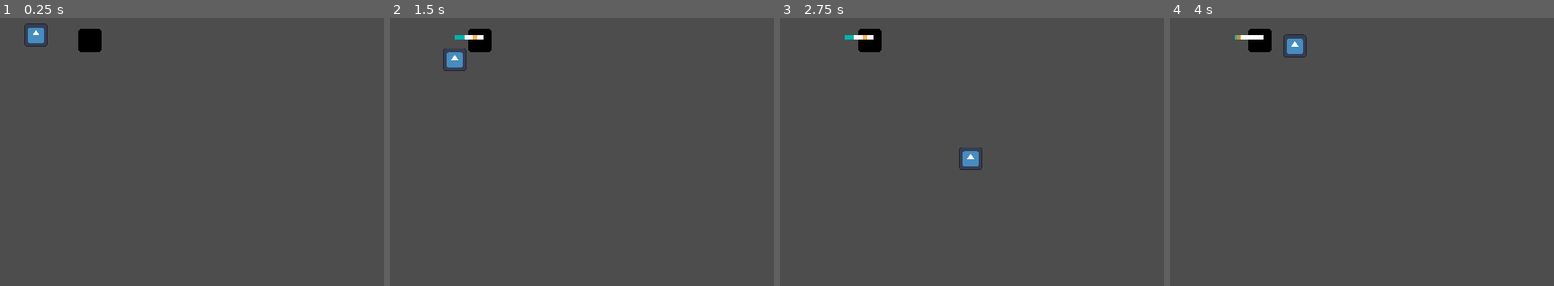
Above: before the commit, frames 1-4 (left to right).
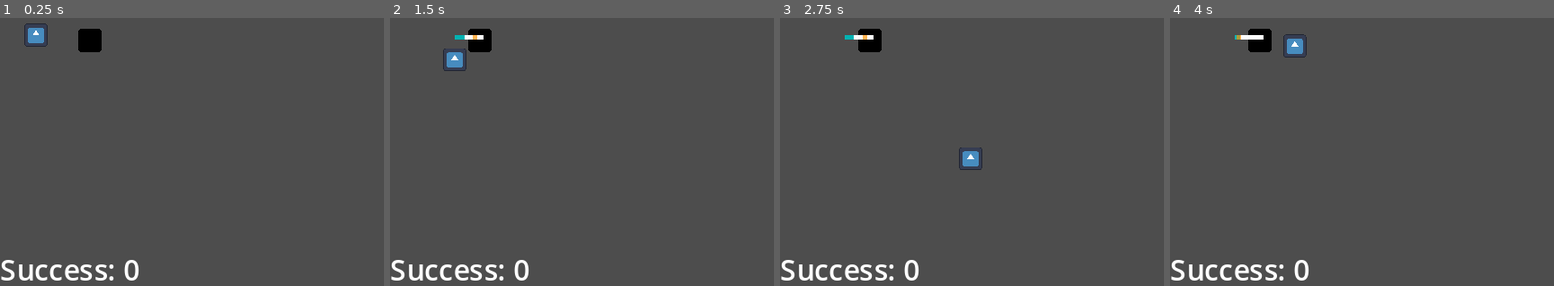
Above: after the commit, the same moments.

Repository: randomnewb/monster-rancher
Game: Godot game, scene res://World/world.tscn
Same seed, same stepped clock (60 frames per second), same inputs: the game is played once before the commit and once after it. The engine's default icon, where the game draws it, is replaced by a stand-in: a white triangle on a blue panel in a dark square.
Inputs (mouse positions are in pixels of both pictures, inside the frame that each line leads up to):
- Up to frame 1 (0.25 s): no input
- Up to frame 2 (1.5 s): tap Enter (ui_accept) at 0.5 s; move the mouse to (outside the picture) at 0.52 s; hold Right (move_right) 0.53-1.28 s; hold Enter (ui_accept) 0.53-1.28 s; move the mouse to (562, 176) at 1.27 s; hold Down (move_down) from 1.28 s (still down); click (562, 176) at 1.35 s
- Up to frame 3 (2.75 s): tap Enter (ui_accept) at 1.52, 1.55, 1.82 s; move the mouse to (1125, 87) at 2.02 s; release Down (move_down) at 2.03 s; hold Right (move_right) from 2.03 s (still down); hold Enter (ui_accept) from 2.03 s (still down)
- Up to frame 4 (4 s): move the mouse to (1427, 224) at 2.77 s; release Right (move_right) at 2.78 s; release Enter (ui_accept) at 2.78 s; hold Up (move_up) 2.78-3.53 s; click (1427, 224) at 2.85 s; tap Enter (ui_accept) at 3.02, 3.05, 3.32 s; move the mouse to (outside the picture) at 3.52 s; hold Left (move_left) from 3.53 s (still down); hold Enter (ui_accept) from 3.53 s (still down)

The runs differ from the first frame. In frame 1, 1.1% of the frame differs, in the area x 0-37%, y 90-98%; in frame 2, 1.1%; in frame 3, 1.1%; in frame 4, 1.1%.

Commit message:
setter/getter shows number of times player succeeds

Diff:
--- a/Player.gd
+++ b/Player.gd
@@ -7,8 +7,7 @@
 var collision = null;
 var CONTROL_PROGRESS_SCENE = preload("res://UI/control_progress.tscn")
 
-#func _ready():
-#	self.mini_game_completed.connect(_on_player_mini_game_completed);
+signal mini_game_won
 
 func _process(delta):
 	var input_vector = Input.get_vector("move_left", "move_right", "move_up", "move_down")
@@ -51,5 +50,5 @@
 #		connect("mini_game_completed", self._on_player_mini_game_completed);
 
 func _on_player_mini_game_completed():
-	print("works!!!?")
 	interacting = false;
+	mini_game_won.emit();
--- a/UI/control_progress.gd
+++ b/UI/control_progress.gd
@@ -34,16 +34,10 @@
 	progress_value = 0;
 	stop_value = randi_range(0, (320 - default_stop_size));
 	stop_zone.position.x = stop_value;
-#	print(stop_zone.position.x);
-#	print(stop_value);
 
 func check_stop_value():
-#	print("check: ", check);
-#	print("check:", check + 10)
-#	print("stop_value:", stop_value);
 	if (check >= stop_value and check < stop_value + default_stop_size):
 		mini_game_completed.emit();
-		print("WINNER");
 		queue_free()
 
 func set_label():
--- /dev/null
+++ b/UI/hud.tscn
@@ -0,0 +1,13 @@
+[gd_scene format=3 uid="uid://yh6ycuaaxh26"]
+
+[node name="HUD" type="Control"]
+layout_mode = 3
+anchors_preset = 0
+offset_right = 40.0
+offset_bottom = 40.0
+
+[node name="SuccessLabel" type="Label" parent="."]
+layout_mode = 0
+offset_right = 320.0
+offset_bottom = 30.0
+text = "Success: 0"
--- a/World/world.gd
+++ b/World/world.gd
@@ -1 +1,11 @@
 extends Node2D
+@onready var success_label = $HUD/SuccessLabel
+@export var success = 0:
+	get:
+		return success
+	set(value):
+		success = value
+		success_label.text = "Success: " + str(success);
+
+func _on_player_mini_game_won():
+	success += 1;
--- a/World/world.tscn
+++ b/World/world.tscn
@@ -1,8 +1,9 @@
-[gd_scene load_steps=4 format=3 uid="uid://bcs4u8tdlob7w"]
+[gd_scene load_steps=5 format=3 uid="uid://bcs4u8tdlob7w"]
 
 [ext_resource type="Script" path="res://World/world.gd" id="1_5kft5"]
 [ext_resource type="PackedScene" uid="uid://bhxbvqbewdb1n" path="res://Player/player.tscn" id="1_hvgoq"]
 [ext_resource type="PackedScene" uid="uid://dsouk4ihhgbrk" path="res://Environment/interactable.tscn" id="2_2huc6"]
+[ext_resource type="PackedScene" uid="uid://yh6ycuaaxh26" path="res://UI/hud.tscn" id="4_8ph8d"]
 
 [node name="World" type="Node2D"]
 script = ExtResource("1_5kft5")
@@ -12,3 +13,9 @@
 
 [node name="Player" parent="." instance=ExtResource("1_hvgoq")]
 position = Vector2(20, 21)
+
+[node name="HUD" parent="." instance=ExtResource("4_8ph8d")]
+offset_top = 140.0
+offset_bottom = 180.0
+
+[connection signal="mini_game_won" from="Player" to="." method="_on_player_mini_game_won"]
